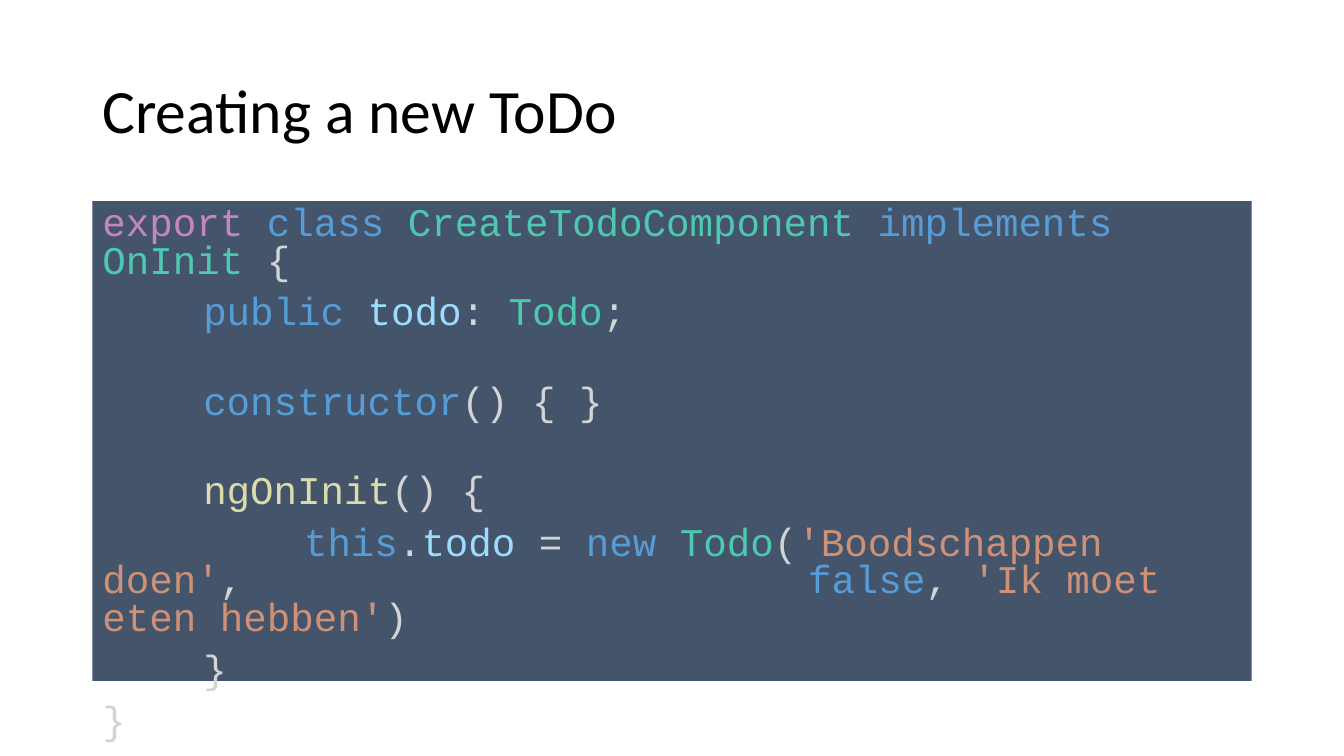
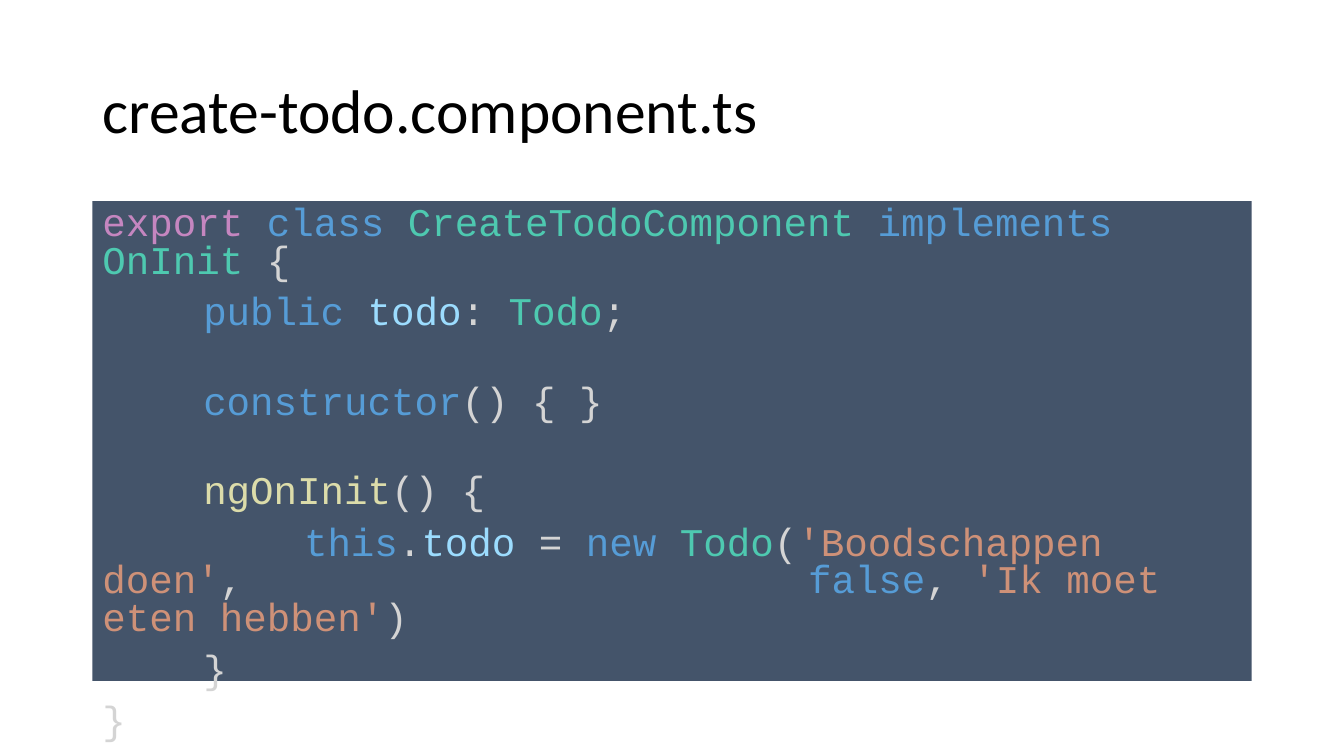
Before and after one commit to spirit-coding/todo-app-aj33349, a slide deck: slide 18 of Angular2.pptx (slide 13 before the commit). Drawn at 1344x756 pixels with LibreOffice and Linux fonts; fonts in the diff are those of the drawing. Boxes give left, top, right and bottom in pixels: in the first picture for what was removed or moved away, otherwise in the second. Text is boxed around its words. In the diff, an @@ line names an element or a change of style, - is before the commit and + after.

```diff
--- a/Angular2.pptx
+++ b/Angular2.pptx
@@ title at box(102, 90, 757, 143): text changed @@
-Creating a new ToDo
+create-todo.component.ts
```
Also in this commit, not shown: 11 other slides changed, 6 slides added.
